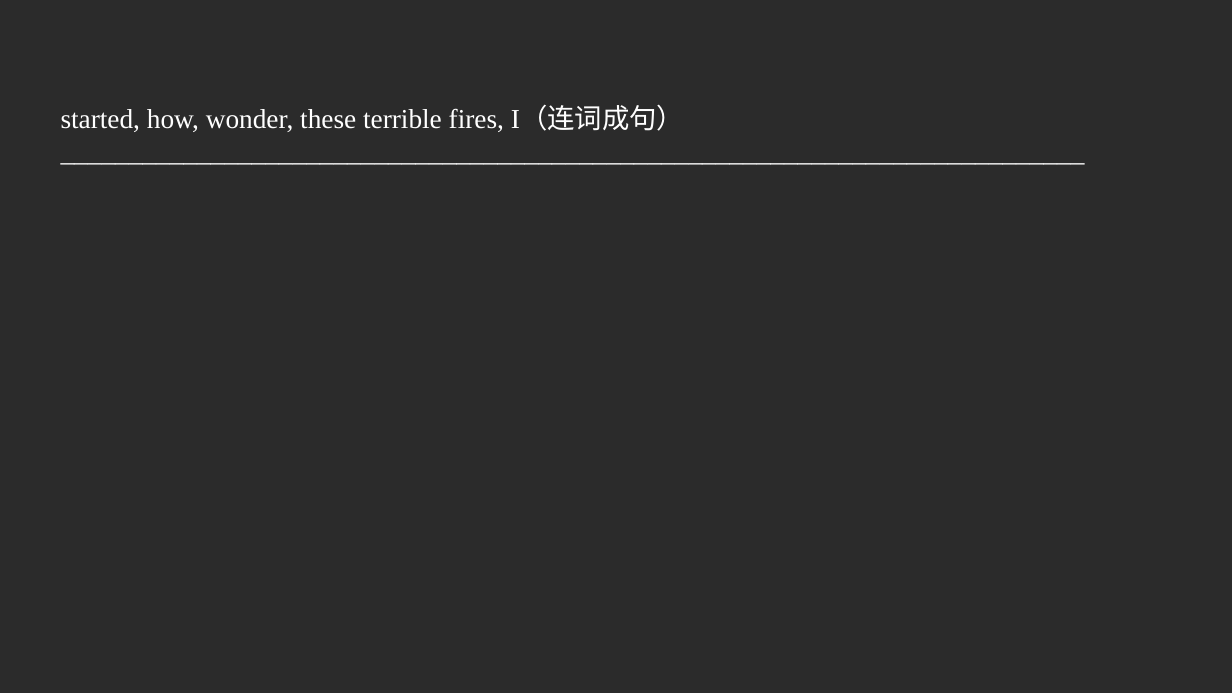
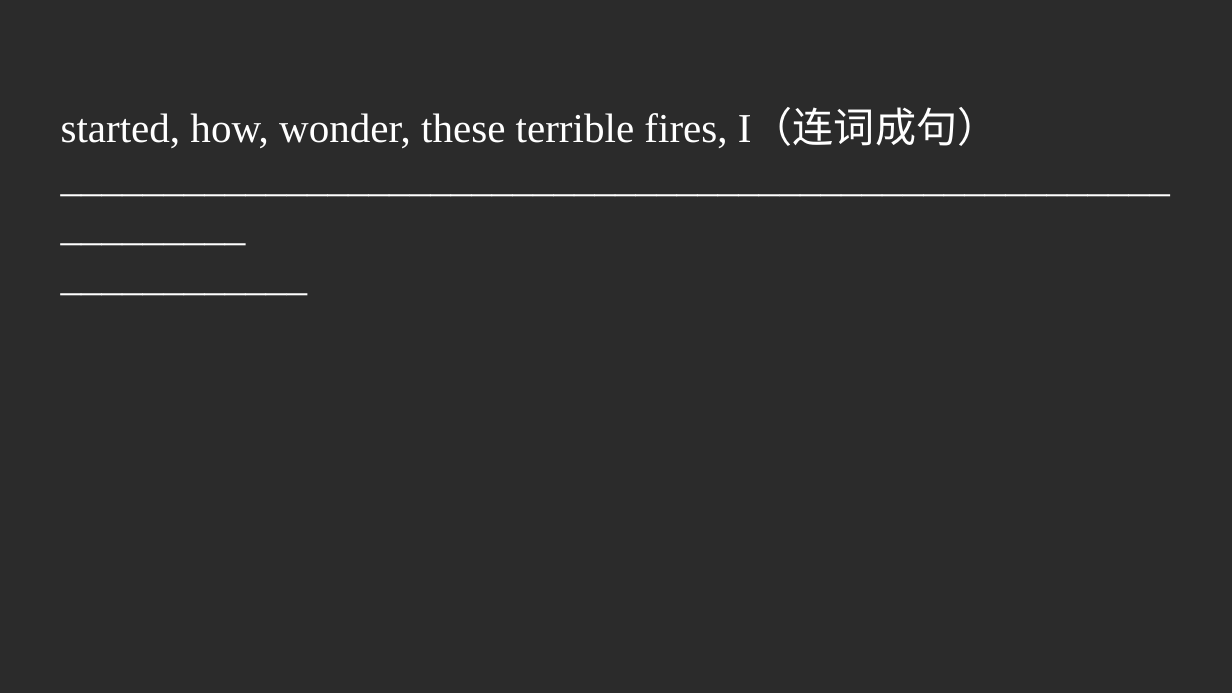
Before and after one commit to evan-gyy/XQFTools, a slide deck: slide 74 of PaperExport/exe/dist/13、2019杨浦二模.pptx. Drawn at 1232x693 pixels with LibreOffice and Linux fonts; fonts in the diff are those of the drawing; background and template pictures are left out; a plain dark background stands for a picture behind light text. Boxes give left, top, right and bottom in pixels: in the first picture for what was removed or moved away, otherwise in the second. Text is boxed around its words. In the diff, an @@ line names an element or a change of style, - is before the commit and + after.

Commit message:
update: text size of PPT auto-modified

```diff
--- a/PaperExport/exe/dist/13、2019杨浦二模.pptx
+++ b/PaperExport/exe/dist/13、2019杨浦二模.pptx
@@ text at (61,110,998,148): text changed; size 16 to 24 pt @@
-started, how, wonder, these terrible fires, I（连词成句）
-___________________________________________________________________________
+started, how, wonder, these terrible fires, I（连词成句）
+_______________________________________________________________
+____________
```
Also in this commit, not shown: 35 other slides changed, 15 other files.
